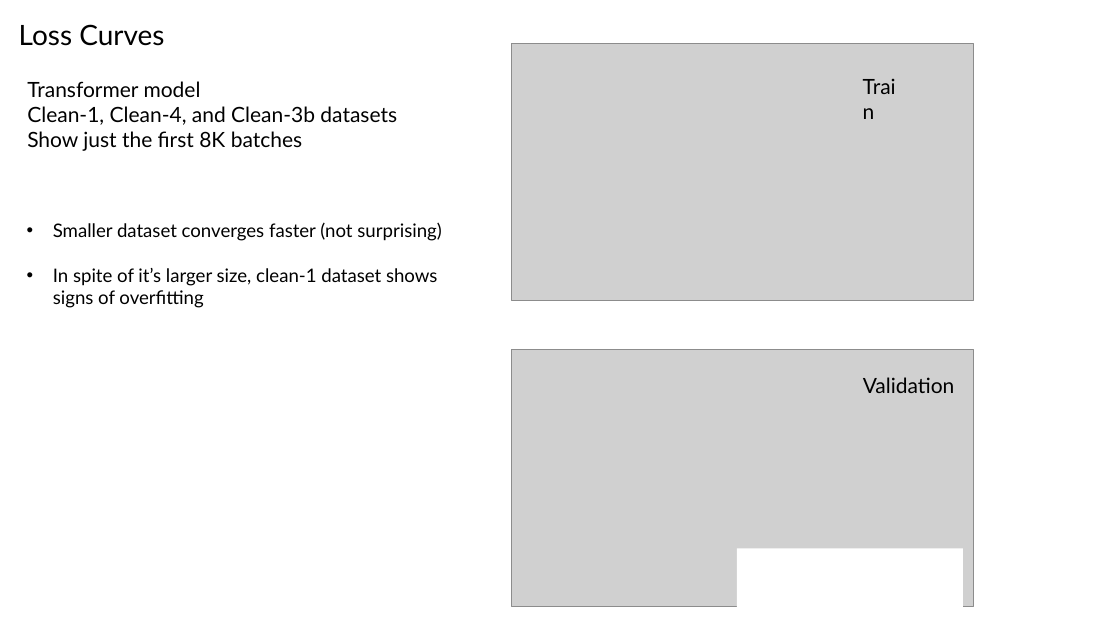
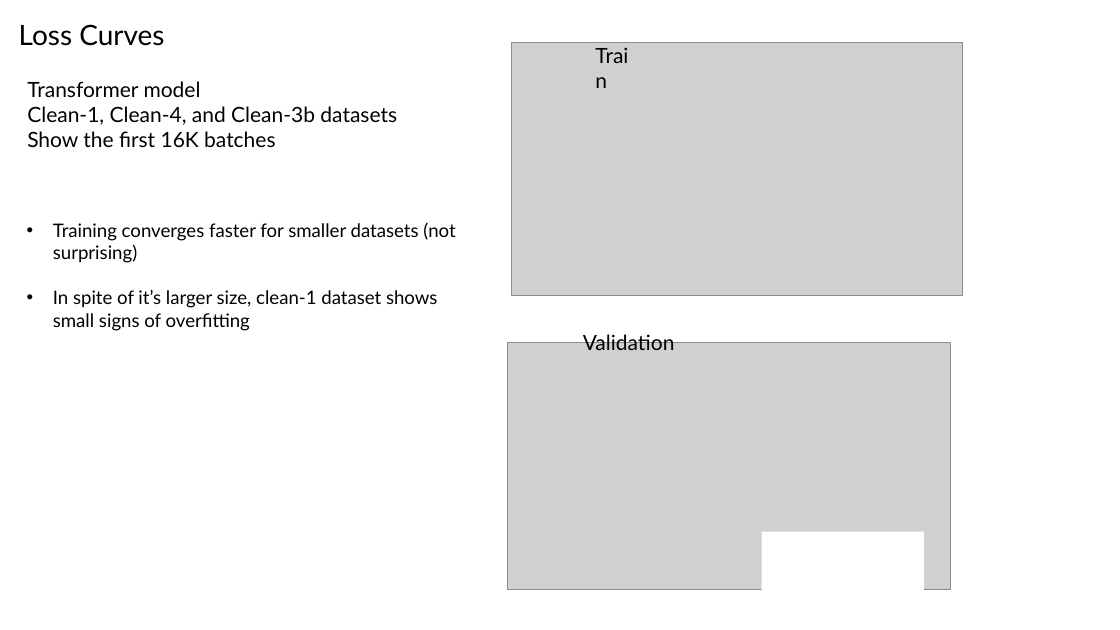
Before and after one commit to planaria158/BERT-antibody-antigen-binding-energy, a slide deck: slide 14 of Homework-aAlphaBio.pptx. Drawn at 1120x630 pixels with LibreOffice and Linux fonts; fonts in the diff are those of the drawing; grey boxes stand for pictures. Boxes give left, top, right and bottom in pixels: in the first picture for what was removed or moved away, otherwise in the second. Text is boxed around its words. In the diff, an @@ line names an element or a change of style, - is before the commit and + after.

```diff
--- a/Homework-aAlphaBio.pptx
+++ b/Homework-aAlphaBio.pptx
@@ picture: place and size @@
-picture at (512, 44, 974, 300)
+picture at (512, 43, 964, 295)
@@ text "Train": place and size @@
-text "Train" at (854, 69, 915, 103)
+text "Train" at (587, 38, 648, 71)
@@ text at (27, 131, 275, 147): text changed @@
-Show just the first 8K batches
+Show the first 16K batches
@@ text at (53, 222, 455, 331): text changed @@
-• Smaller dataset converges faster (not surprising)
-• In spite of it’s larger size, clean-1 dataset shows signs of overfitting
+• Training converges faster for smaller datasets (not surprising)
+• In spite of it’s larger size, clean-1 dataset shows small signs of overfitting
@@ text "Validation": place and size @@
-text "Validation" at (863, 377, 955, 393)
+text "Validation" at (583, 332, 675, 350)
@@ picture: place and size @@
-picture at (512, 350, 974, 606)
+picture at (508, 343, 950, 590)
@@ rectangle: place and size @@
-rectangle at (737, 549, 963, 613)
+rectangle at (762, 532, 924, 590)
```
Also in this commit, not shown: 5 other slides changed, 1 slide added, 2 slides removed, 1 other file.
